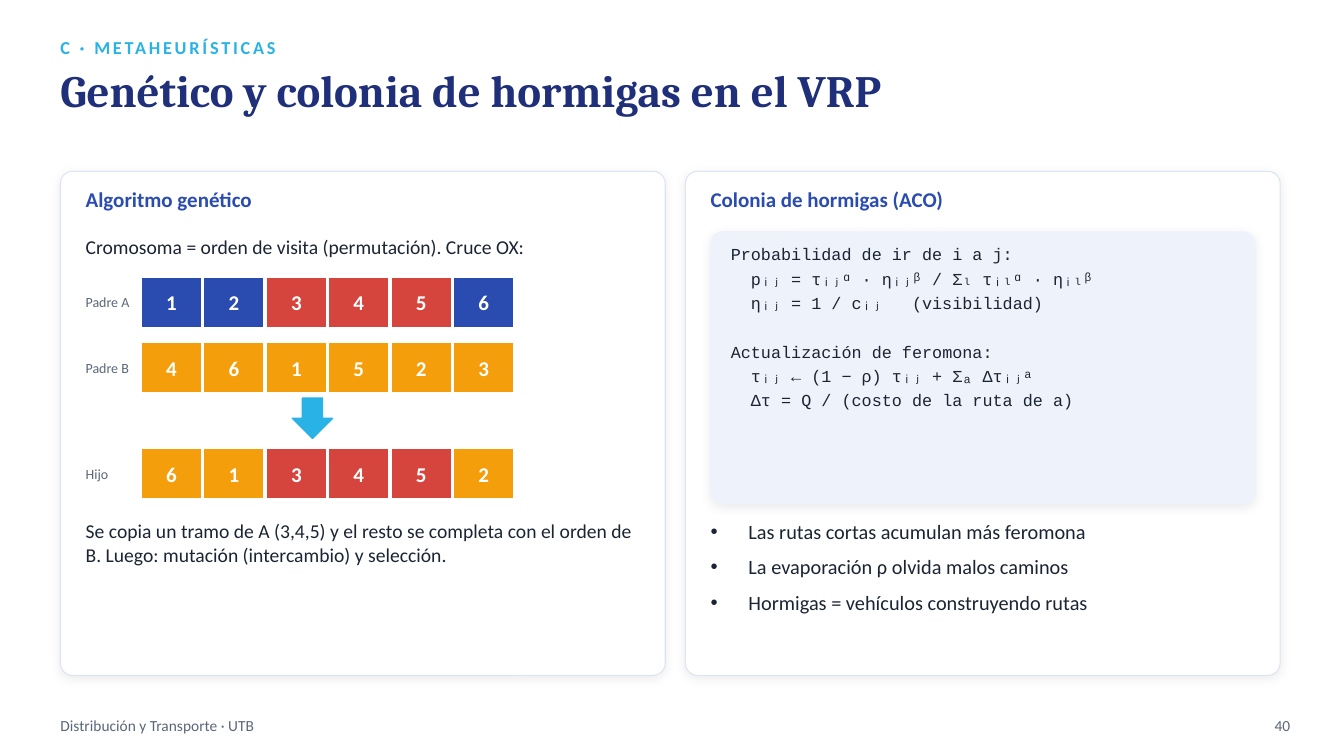
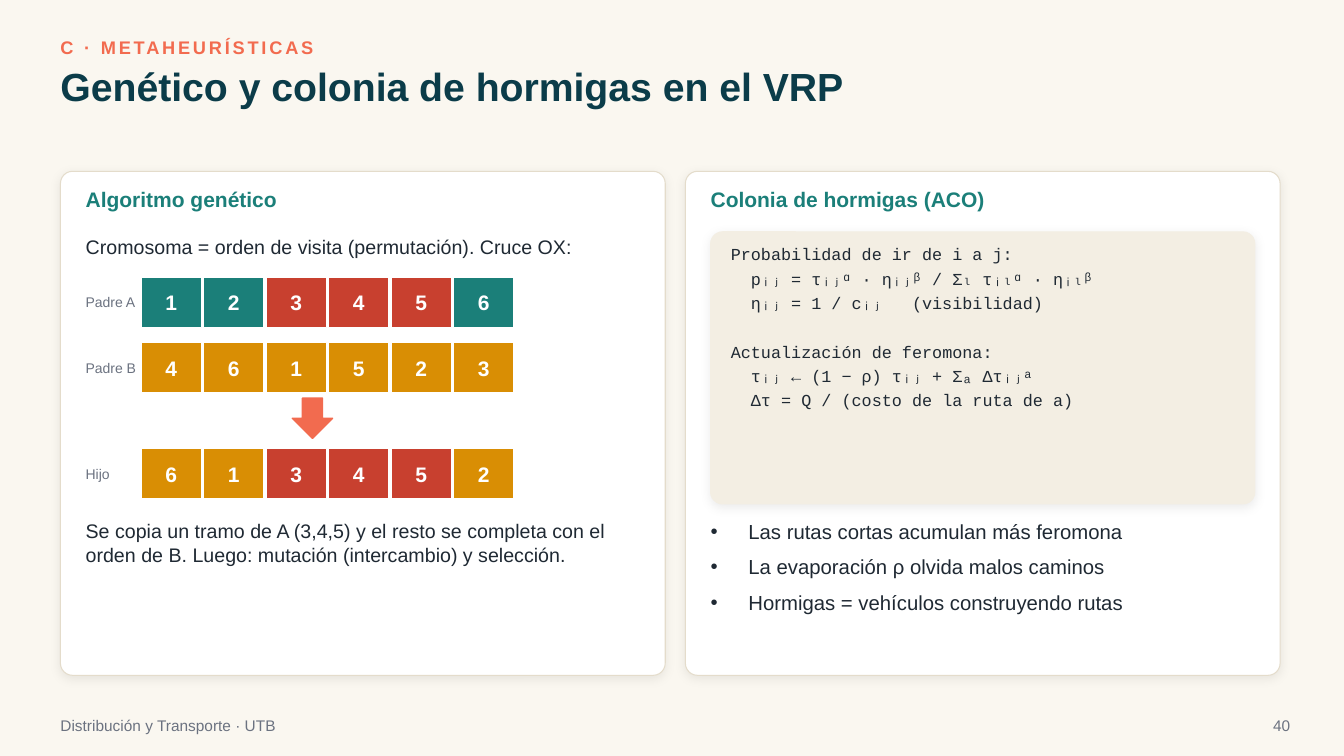
Before and after one commit to sebastianslg/grafosapp, a slide deck: slide 40 of Exposicion_Ruteo_de_Vehiculos.pptx. Drawn at 1344x756 pixels with LibreOffice and Linux fonts; fonts in the diff are those of the drawing. Boxes give left, top, right and bottom in pixels: in the first picture for what was removed or moved away, otherwise in the second. Text is boxed around its words. In the diff, an @@ line names an element or a change of style, - is before the commit and + after.

```diff
--- a/Exposicion_Ruteo_de_Vehiculos.pptx
+++ b/Exposicion_Ruteo_de_Vehiculos.pptx
@@ background #FFFFFF to #FAF7F0 @@
@@ text "C · METAHEURÍSTICAS" at [60,41,73,54]: font Calibri to Arial, text colour #29B2E6 to #F26B4F @@
@@ text "Genético y colonia de hormigas ..." at [60,72,843,109]: size 32 to 28 pt, font Cambria to Arial, text colour #1F2F7A to #0B3C49 @@
@@ rounded rectangle at [60,171,665,676]: outline #DCE4F2 0.75 pt to #E4DCCB 0.75 pt @@
@@ rounded rectangle at [686,171,1280,676]: outline #DCE4F2 0.75 pt to #E4DCCB 0.75 pt @@
@@ text "Algoritmo genético" at [86,191,276,211]: font Calibri to Arial, text colour #2A4BB0 to #1B7F79 @@
@@ text "Colonia de hormigas (ACO)" at [711,191,985,211]: font Calibri to Arial, text colour #2A4BB0 to #1B7F79 @@
@@ rounded rectangle at [711,232,1255,504]: fill #EEF3FB to #F3EEE3; outline #EEF3FB 0.75 pt to #F3EEE3 0.75 pt @@
@@ text "Probabilidad de ir de i ..." at [731,248,1073,410]: text colour #1B2433 to #1F2933 @@
@@ fill #2A4BB0 to #1B7F79 in 3 elements at [141,277,202,328], [204,277,264,328], [454,277,514,328] @@
@@ down arrow at [292,398,333,439]: fill #29B2E6 to #F26B4F; outline #29B2E6 1 pt to #F26B4F 1 pt @@
@@ font Calibri to Arial, text colour #5B667A to #6B7280 in 5 elements at [1273,720,1290,731], [60,719,276,734], [86,297,135,307], [86,363,136,373], [86,469,110,482] @@
@@ fill #D6453D to #C8402F in 4 elements at [266,277,327,328], [391,277,452,328], [266,449,327,499], [391,449,452,499] @@
@@ font Calibri to Arial in 16 elements at [165,295,177,310], [228,295,240,310], [290,295,302,311], [415,295,427,310], [478,295,490,310], [165,361,177,376], [228,361,240,376], [290,361,302,376], [353,361,365,377], [415,361,427,376], [478,361,490,377], [165,467,177,483], [228,467,240,482], [290,467,302,483], [415,467,427,482], [478,467,490,482] @@
@@ fill #F59E0B to #D98E04 in 9 elements at [141,343,202,393], [204,343,264,393], [266,343,327,393], [329,343,389,393], [391,343,452,393], [454,343,514,393], [141,449,202,499], [204,449,264,499], [454,449,514,499] @@
@@ font Calibri to Arial, text colour #1B2433 to #1F2933 in 3 elements at [86,239,572,258], [86,523,604,566], [748,524,1123,615] @@
```
Also in this commit, not shown: 57 other slides changed, 1 other file.
